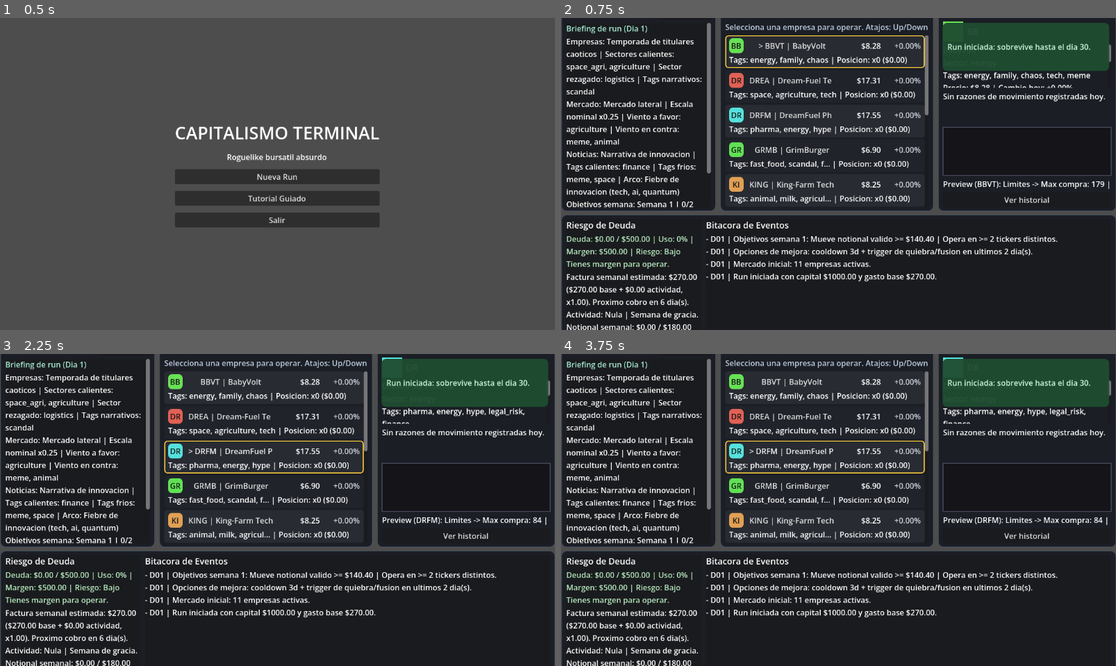
Above: before the commit, frames 1-4 (two rows, left to right).
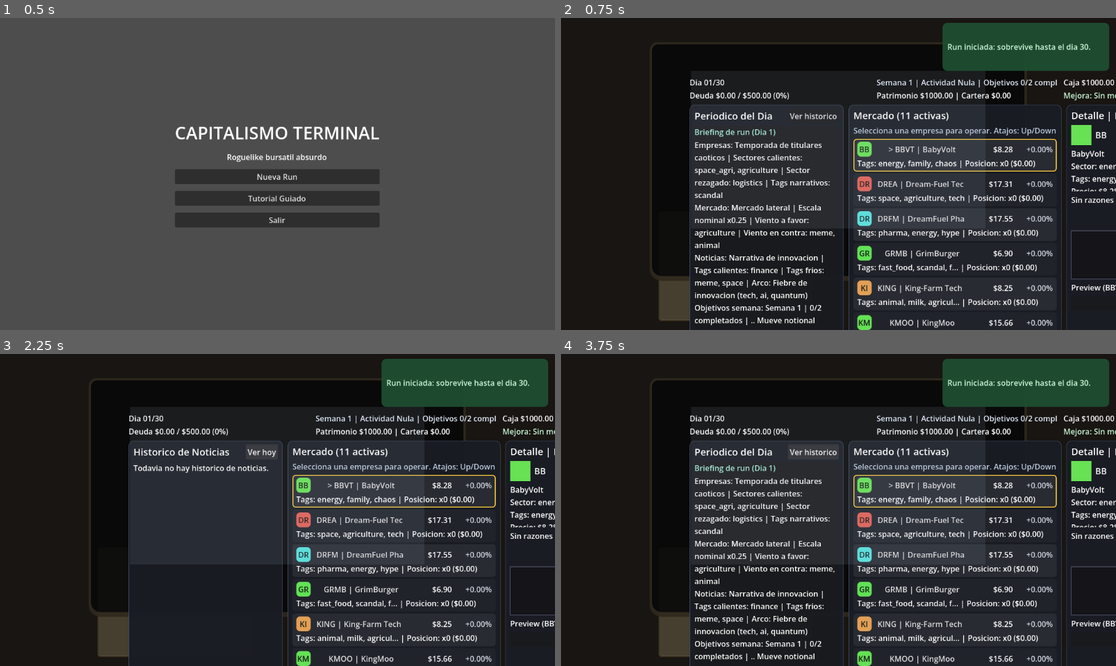
Above: after the commit, the same moments.

Repository: DewBlack/terminal-capitalism
Game: Godot game, scene res://scenes/main/main.tscn
Same seed, same stepped clock (60 frames per second), same inputs: the game is played once before the commit and once after it.
Inputs (mouse positions are in pixels of both pictures, inside the frame that each line leads up to):
- Up to frame 1 (0.5 s): no input
- Up to frame 2 (0.75 s): click "Nueva Run" at 0.5 s
- Up to frame 3 (2.25 s): click "> BBVT | BabyVolt" at 1.25 s; click (249, 450) at 2 s, where only the run after the commit has a clickable "Ver historico"
- Up to frame 4 (3.75 s): click (794, 382) at 2.75 s, where only the run before the commit has a clickable "BBVT | BabyVolt"; click (821, 450) at 3.5 s, where only the run after the commit has a clickable "Ver hoy"

Frame 1 is identical in both runs. In frame 2, 33% of the frame differs, in the area x 0-100%, y 0-100%; in frame 3, 30%; in frame 4, 33%.

Commit message:
feat(ui): add diegetic desk layout foundation

Diff:
--- a/scenes/game/game_screen.tscn
+++ b/scenes/game/game_screen.tscn
@@ -13,6 +13,83 @@
 grow_vertical = 2
 script = ExtResource("1")
 
+[node name="DeskBackdrop" type="ColorRect" parent="."]
+layout_mode = 1
+anchors_preset = 15
+anchor_right = 1.0
+anchor_bottom = 1.0
+grow_horizontal = 2
+grow_vertical = 2
+mouse_filter = 2
+color = Color(0.121569, 0.0980392, 0.0745098, 1)
+
+[node name="DeskTint" type="ColorRect" parent="."]
+layout_mode = 1
+anchors_preset = 15
+anchor_right = 1.0
+anchor_bottom = 1.0
+grow_horizontal = 2
+grow_vertical = 2
+mouse_filter = 2
+color = Color(0.0470588, 0.054902, 0.0666667, 0.38)
+
+[node name="DeskDocs" type="Control" parent="."]
+layout_mode = 1
+anchors_preset = 15
+anchor_right = 1.0
+anchor_bottom = 1.0
+grow_horizontal = 2
+grow_vertical = 2
+mouse_filter = 2
+
+[node name="NewspaperZone" type="PanelContainer" parent="DeskDocs"]
+layout_mode = 0
+offset_right = 250.0
+offset_bottom = 180.0
+mouse_filter = 2
+self_modulate = Color(0.886275, 0.831373, 0.690196, 0.46)
+
+[node name="PaperMargin" type="MarginContainer" parent="DeskDocs/NewspaperZone"]
+layout_mode = 2
+theme_override_constants/margin_left = 12
+theme_override_constants/margin_top = 10
+theme_override_constants/margin_right = 12
+theme_override_constants/margin_bottom = 10
+
+[node name="PaperLabel" type="Label" parent="DeskDocs/NewspaperZone/PaperMargin"]
+layout_mode = 2
+horizontal_alignment = 1
+vertical_alignment = 1
+text = "Zona periodico"
+
+[node name="InvoiceZone" type="PanelContainer" parent="DeskDocs"]
+layout_mode = 0
+offset_left = 1020.0
+offset_right = 1270.0
+offset_bottom = 180.0
+mouse_filter = 2
+self_modulate = Color(0.811765, 0.92549, 0.984314, 0.42)
+
+[node name="InvoiceMargin" type="MarginContainer" parent="DeskDocs/InvoiceZone"]
+layout_mode = 2
+theme_override_constants/margin_left = 12
+theme_override_constants/margin_top = 10
+theme_override_constants/margin_right = 12
+theme_override_constants/margin_bottom = 10
+
+[node name="InvoiceLabel" type="Label" parent="DeskDocs/InvoiceZone/InvoiceMargin"]
+layout_mode = 2
+horizontal_alignment = 1
+vertical_alignment = 1
+text = "Zona factura"
+
+[node name="MonitorFrame" type="PanelContainer" parent="."]
+layout_mode = 0
+offset_right = 1050.0
+offset_bottom = 660.0
+mouse_filter = 2
+self_modulate = Color(0.286275, 0.278431, 0.25098, 0.94)
+
 [node name="MainMargin" type="MarginContainer" parent="."]
 layout_mode = 1
 anchors_preset = 15
@@ -24,6 +101,13 @@
 theme_override_constants/margin_top = 12
 theme_override_constants/margin_right = 12
 theme_override_constants/margin_bottom = 12
+
+[node name="MonitorOverlay" type="ColorRect" parent="."]
+layout_mode = 0
+offset_right = 900.0
+offset_bottom = 540.0
+mouse_filter = 2
+color = Color(0.705882, 0.760784, 0.831373, 0.10)
 
 [node name="MainVBox" type="VBoxContainer" parent="MainMargin"]
 layout_mode = 2
--- /dev/null
+++ b/scripts/ui/diegetic_desk_layout.gd
@@ -0,0 +1,124 @@
+class_name DiegeticDeskLayout
+extends RefCounted
+
+const MONITOR_ASPECT_RATIO := 1.58
+const MONITOR_WIDTH_RATIO := 0.68
+const MONITOR_HEIGHT_LIMIT_RATIO := 0.80
+const MONITOR_MIN_WIDTH := 760.0
+const MONITOR_MAX_WIDTH := 1500.0
+const MONITOR_VERTICAL_OFFSET_RATIO := -0.04
+
+const SCREEN_LEFT_PADDING_RATIO := 0.11
+const SCREEN_TOP_PADDING_RATIO := 0.12
+const SCREEN_RIGHT_PADDING_RATIO := 0.11
+const SCREEN_BOTTOM_PADDING_RATIO := 0.22
+
+const DOC_ZONE_WIDTH_RATIO := 0.23
+const DOC_ZONE_ASPECT_RATIO := 0.72
+const DOC_ZONE_MARGIN := 18.0
+const DOC_ZONE_BOTTOM_OFFSET := 10.0
+
+var _root: Control
+var _monitor_frame: Control
+var _monitor_overlay: Control
+var _monitor_content: Control
+var _news_zone: Control
+var _invoice_zone: Control
+
+
+func setup(
+	root: Control,
+	monitor_frame: Control,
+	monitor_overlay: Control,
+	monitor_content: Control,
+	news_zone: Control,
+	invoice_zone: Control
+) -> void:
+	_root = root
+	_monitor_frame = monitor_frame
+	_monitor_overlay = monitor_overlay
+	_monitor_content = monitor_content
+	_news_zone = news_zone
+	_invoice_zone = invoice_zone
+
+
+func apply_layout() -> void:
+	if _root == null:
+		return
+	if _monitor_frame == null or _monitor_overlay == null or _monitor_content == null:
+		return
+	var viewport_size := _root.get_size()
+	if viewport_size.x < 8.0 or viewport_size.y < 8.0:
+		return
+
+	var monitor_size := _build_monitor_size(viewport_size)
+	var monitor_position := Vector2(
+		(viewport_size.x - monitor_size.x) * 0.5,
+		(viewport_size.y - monitor_size.y) * 0.5 + viewport_size.y * MONITOR_VERTICAL_OFFSET_RATIO
+	)
+	var monitor_rect := Rect2(monitor_position, monitor_size)
+	_apply_rect(_monitor_frame, monitor_rect)
+
+	var screen_rect := _build_screen_rect(monitor_rect)
+	_apply_rect(_monitor_content, screen_rect)
+	_apply_rect(_monitor_overlay, screen_rect)
+
+	_layout_document_zone(_news_zone, monitor_rect, viewport_size, true)
+	_layout_document_zone(_invoice_zone, monitor_rect, viewport_size, false)
+
+
+func _build_monitor_size(viewport_size: Vector2) -> Vector2:
+	var max_width: float = minf(MONITOR_MAX_WIDTH, viewport_size.x * 0.94)
+	var monitor_width: float = clampf(viewport_size.x * MONITOR_WIDTH_RATIO, MONITOR_MIN_WIDTH, max_width)
+	var monitor_height: float = monitor_width / MONITOR_ASPECT_RATIO
+	var max_height: float = viewport_size.y * MONITOR_HEIGHT_LIMIT_RATIO
+	if monitor_height > max_height:
+		monitor_height = max_height
+		monitor_width = monitor_height * MONITOR_ASPECT_RATIO
+	if monitor_width > viewport_size.x * 0.95:
+		monitor_width = viewport_size.x * 0.95
+		monitor_height = monitor_width / MONITOR_ASPECT_RATIO
+	return Vector2(monitor_width, monitor_height)
+
+
+func _build_screen_rect(monitor_rect: Rect2) -> Rect2:
+	var screen_left := monitor_rect.position.x + monitor_rect.size.x * SCREEN_LEFT_PADDING_RATIO
+	var screen_top := monitor_rect.position.y + monitor_rect.size.y * SCREEN_TOP_PADDING_RATIO
+	var screen_width := monitor_rect.size.x * (1.0 - SCREEN_LEFT_PADDING_RATIO - SCREEN_RIGHT_PADDING_RATIO)
+	var screen_height := monitor_rect.size.y * (1.0 - SCREEN_TOP_PADDING_RATIO - SCREEN_BOTTOM_PADDING_RATIO)
+	return Rect2(Vector2(screen_left, screen_top), Vector2(screen_width, screen_height))
+
+
+func _layout_document_zone(zone: Control, monitor_rect: Rect2, viewport_size: Vector2, align_left: bool) -> void:
+	if zone == null:
+		return
+	var zone_width: float = clampf(monitor_rect.size.x * DOC_ZONE_WIDTH_RATIO, 180.0, 380.0)
+	var zone_height: float = zone_width * DOC_ZONE_ASPECT_RATIO
+	var zone_top: float = monitor_rect.position.y + monitor_rect.size.y - zone_height - DOC_ZONE_BOTTOM_OFFSET
+	var zone_left: float = monitor_rect.position.x - zone_width - DOC_ZONE_MARGIN
+	if not align_left:
+		zone_left = monitor_rect.end.x + DOC_ZONE_MARGIN
+
+	var overflows_horizontally: bool = zone_left < DOC_ZONE_MARGIN or zone_left + zone_width > viewport_size.x - DOC_ZONE_MARGIN
+	var overflows_vertically: bool = zone_top + zone_height > viewport_size.y - DOC_ZONE_MARGIN
+	if overflows_horizontally or overflows_vertically:
+		zone_width = clampf(viewport_size.x * 0.35, 170.0, 320.0)
+		zone_height = zone_width * DOC_ZONE_ASPECT_RATIO
+		zone_top = monitor_rect.end.y + DOC_ZONE_MARGIN
+		if zone_top + zone_height > viewport_size.y - DOC_ZONE_MARGIN:
+			zone_top = viewport_size.y - zone_height - DOC_ZONE_MARGIN
+		if align_left:
+			zone_left = monitor_rect.position.x + DOC_ZONE_MARGIN
+		else:
+			zone_left = monitor_rect.end.x - zone_width - DOC_ZONE_MARGIN
+
+	var zone_rect := Rect2(Vector2(zone_left, zone_top), Vector2(zone_width, zone_height))
+	_apply_rect(zone, zone_rect)
+
+
+func _apply_rect(control: Control, rect: Rect2) -> void:
+	if control == null:
+		return
+	control.set_anchors_preset(Control.PRESET_TOP_LEFT)
+	control.position = rect.position.round()
+	control.size = rect.size.round()
--- a/scripts/ui/ui_manager.gd
+++ b/scripts/ui/ui_manager.gd
@@ -32,6 +32,7 @@
 const TUTORIAL_OVERLAY_CONTROLLER := preload("res://scripts/ui/tutorial_overlay_controller.gd")
 const TUTORIAL_TARGET_RECT_RESOLVER := preload("res://scripts/ui/tutorial_target_rect_resolver.gd")
 const UI_THEME_TOKENS := preload("res://scripts/ui/ui_theme_tokens.gd")
+const DIEGETIC_DESK_LAYOUT := preload("res://scripts/ui/diegetic_desk_layout.gd")
 const WEEK_LABEL_MAX_CHARS := 180
 const MOVEMENT_REASONS_MAX_ITEMS := 3
 const MOVEMENT_REASON_MAX_CHARS := 88
@@ -59,8 +60,10 @@
 var _modal_locks_controller = null
 var _tutorial_overlay_controller = null
 var _tutorial_target_rect_resolver = null
+var _diegetic_desk_layout = null
 var _tutorial_state: Dictionary = {"active": false}
 
+@onready var _main_margin: MarginContainer = $MainMargin
 @onready var _day_label: Label = $MainMargin/MainVBox/HeaderBar/DayLabel
 @onready var _week_label: Label = $MainMargin/MainVBox/HeaderBar/WeekLabel
 @onready var _cash_label: Label = $MainMargin/MainVBox/HeaderBar/CashLabel
@@ -103,6 +106,10 @@
 @onready var _debt_risk_label: Label = $MainMargin/MainVBox/FeedbackPanel/FeedbackSplit/DebtPanel/DebtVBox/DebtRiskLabel
 @onready var _invoice_preview_label: Label = $MainMargin/MainVBox/FeedbackPanel/FeedbackSplit/DebtPanel/DebtVBox/InvoicePreviewLabel
 @onready var _event_log_label: Label = $MainMargin/MainVBox/FeedbackPanel/FeedbackSplit/EventLogPanel/EventLogVBox/EventLogScroll/EventLogLabel
+@onready var _monitor_frame: Control = $MonitorFrame
+@onready var _monitor_overlay: Control = $MonitorOverlay
+@onready var _newspaper_zone: PanelContainer = $DeskDocs/NewspaperZone
+@onready var _invoice_zone: PanelContainer = $DeskDocs/InvoiceZone
 @onready var _toast_panel: PanelContainer = $ToastPanel
 @onready var _toast_label: Label = $ToastPanel/ToastMargin/ToastLabel
 @onready var _tutorial_overlay = $TutorialOverlay
@@ -139,6 +146,8 @@
 	_tutorial_overlay.continue_requested.connect(_on_tutorial_continue_pressed)
 	set_process_unhandled_key_input(true)
 	_apply_ui_tone()
+	_apply_diegetic_shell_styles()
+	_setup_diegetic_layout()
 	_ui_feedback_controller = UI_FEEDBACK_CONTROLLER.new()
 	add_child(_ui_feedback_controller)
 	_ui_feedback_controller.setup(
@@ -733,6 +742,8 @@
 
 
 func _on_ui_resized() -> void:
+	if _diegetic_desk_layout != null:
+		_diegetic_desk_layout.apply_layout()
 	if _tutorial_overlay_controller == null:
 		return
 	if not _tutorial_overlay_controller.is_tutorial_active(_tutorial_state):
@@ -819,6 +830,39 @@
 	)
 
 
+func _apply_diegetic_shell_styles() -> void:
+	var monitor_style := StyleBoxFlat.new()
+	monitor_style.bg_color = Color(0.10, 0.11, 0.13, 0.94)
+	monitor_style.border_color = Color(0.64, 0.57, 0.45, 0.95)
+	monitor_style.border_width_left = 5
+	monitor_style.border_width_top = 5
+	monitor_style.border_width_right = 5
+	monitor_style.border_width_bottom = 10
+	monitor_style.corner_radius_top_left = 16
+	monitor_style.corner_radius_top_right = 16
+	monitor_style.corner_radius_bottom_left = 24
+	monitor_style.corner_radius_bottom_right = 24
+	_monitor_frame.add_theme_stylebox_override("panel", monitor_style)
+
+	var paper_style := StyleBoxFlat.new()
+	paper_style.bg_color = Color(0.91, 0.87, 0.74, 0.55)
+	paper_style.border_color = Color(0.46, 0.39, 0.24, 0.65)
+	paper_style.border_width_left = 2
+	paper_style.border_width_top = 2
+	paper_style.border_width_right = 2
+	paper_style.border_width_bottom = 2
+	paper_style.corner_radius_top_left = 6
+	paper_style.corner_radius_top_right = 6
+	paper_style.corner_radius_bottom_left = 6
+	paper_style.corner_radius_bottom_right = 6
+	_newspaper_zone.add_theme_stylebox_override("panel", paper_style)
+
+	var invoice_style := paper_style.duplicate(true) as StyleBoxFlat
+	invoice_style.bg_color = Color(0.84, 0.93, 0.98, 0.46)
+	invoice_style.border_color = Color(0.33, 0.48, 0.60, 0.65)
+	_invoice_zone.add_theme_stylebox_override("panel", invoice_style)
+
+
 func _emit_tutorial_action_blocked(
 	action_id: String,
 	reason: String,
@@ -840,3 +884,16 @@
 	if hint.is_empty():
 		return fallback
 	return "Tutorial: %s" % hint
+
+
+func _setup_diegetic_layout() -> void:
+	_diegetic_desk_layout = DIEGETIC_DESK_LAYOUT.new()
+	_diegetic_desk_layout.setup(
+		self,
+		_monitor_frame,
+		_monitor_overlay,
+		_main_margin,
+		_newspaper_zone,
+		_invoice_zone
+	)
+	_diegetic_desk_layout.apply_layout()
